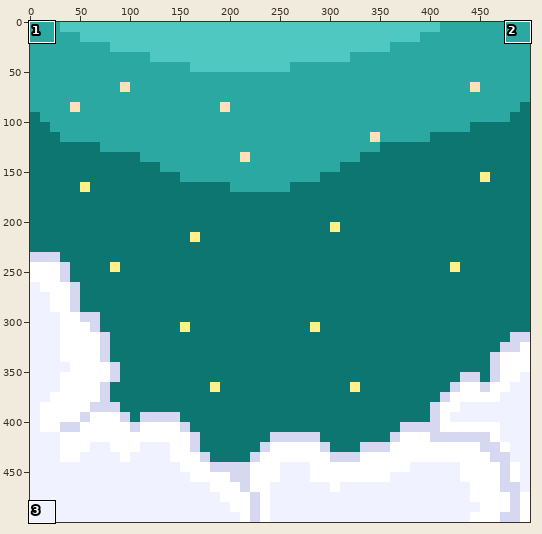
Sprite sheet -- assets/sky-night.png. Above: a wide view before the commit, with the close-up outlined.
Close-up. Before the commit:
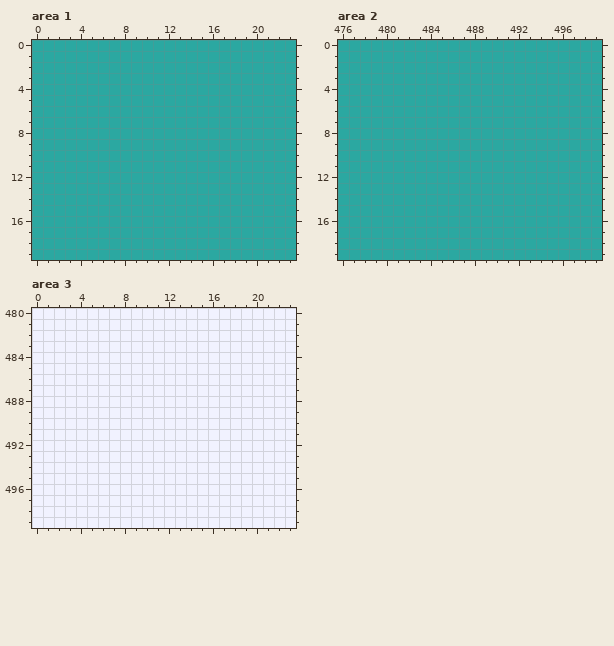
The file is 500x500 pixels. Pixels under 10% opacity are left out. Colours within 5 levels of each other are drawn and written as one. Shown: area 1: x 0..23, y 0..19; area 2: x 476..499, y 0..19; area 3: x 0..23, y 480..499. The commit also changed other parts of the picture, which this record leaves out.
Once edited:
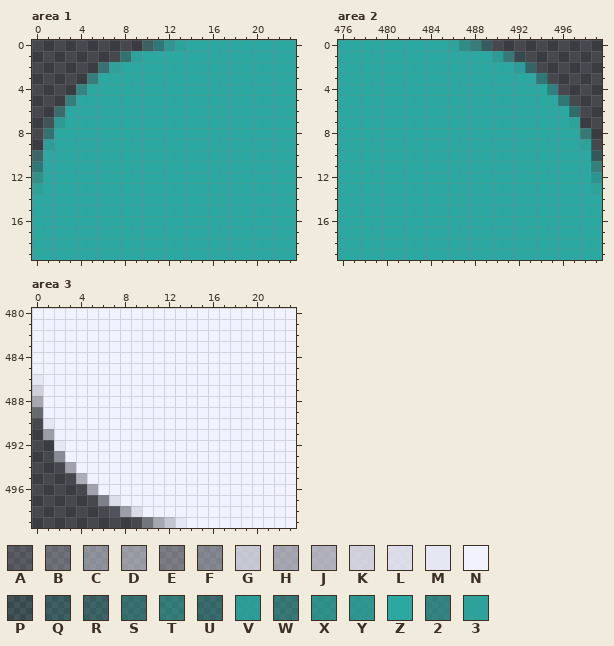
Palette (. is transparent): A #efefff20  B #efefff40  C #eff1ff70  D #eff1ff80  E #eff2ff50  F #eff2ff60  G #f0f2ffc0  H #f1f1ff90  J #f1f1ffa0  K #f1f1ffcf  L #f1f2ffdf  M #f1f2ffef  N #f1f2ff  P #28a79f20  Q #28a79f40  R #29a69f50  S #29a69f70  T #29a69f90  U #2aa79f60  V #2aa8a1df  W #2aa9a17f  X #2ba8a0bf  Y #2ba8a1cf  Z #2ba8a1  2 #2ba8a29f  3 #2ba9a1ef
The exact change:
{"where": "area 1"}
{"y":0,"x":0,"old":"ZZZZZZZZZZZZZZ","new":"..........QTY3"}
{"y":1,"x":0,"old":"ZZZZZZZZZZ","new":"........W3"}
{"y":2,"x":0,"old":"ZZZZZZZZ","new":"......S3"}
{"y":3,"x":0,"old":"ZZZZZZ","new":".....T"}
{"y":4,"x":0,"old":"ZZZZZ","new":"....2"}
{"y":5,"x":0,"old":"ZZZZ","new":"...T"}
{"y":6,"x":0,"old":"ZZZ","new":"..U"}
{"y":7,"x":0,"old":"ZZZ","new":".PV"}
{"y":8,"x":0,"old":"ZZ","new":".W"}
{"y":9,"x":0,"old":"ZZ","new":".V"}
{"y":10,"x":0,"old":"Z","new":"R"}
{"y":11,"x":0,"old":"Z","new":"T"}
{"y":12,"x":0,"old":"Z","new":"X"}
{"y":13,"x":0,"old":"Z","new":"3"}
{"where": "area 2"}
{"y":0,"x":486,"old":"ZZZZZZZZZZZZZZ","new":"3XTR.........."}
{"y":1,"x":490,"old":"ZZZZZZZZZZ","new":"VWP......."}
{"y":2,"x":492,"old":"ZZZZZZZZ","new":"VU......"}
{"y":3,"x":494,"old":"ZZZZZZ","new":"T....."}
{"y":4,"x":495,"old":"ZZZZZ","new":"2...."}
{"y":5,"x":496,"old":"ZZZZ","new":"T..."}
{"y":6,"x":497,"old":"ZZZ","new":"S.."}
{"y":7,"x":497,"old":"ZZZ","new":"3.."}
{"y":8,"x":498,"old":"ZZ","new":"W."}
{"y":9,"x":498,"old":"ZZ","new":"3."}
{"y":10,"x":499,"old":"Z","new":"Q"}
{"y":11,"x":499,"old":"Z","new":"T"}
{"y":12,"x":499,"old":"Z","new":"Y"}
{"y":13,"x":499,"old":"Z","new":"3"}
{"where": "area 3"}
{"y":486,"x":0,"old":"N","new":"M"}
{"y":487,"x":0,"old":"N","new":"K"}
{"y":488,"x":0,"old":"N","new":"H"}
{"y":489,"x":0,"old":"N","new":"B"}
{"y":490,"x":0,"old":"NN","new":".M"}
{"y":491,"x":0,"old":"NN","new":".D"}
{"y":492,"x":0,"old":"NNN","new":"..M"}
{"y":493,"x":0,"old":"NNN","new":"..C"}
{"y":494,"x":0,"old":"NNNN","new":"...H"}
{"y":495,"x":0,"old":"NNNNN","new":"....J"}
{"y":496,"x":0,"old":"NNNNNN","new":".....H"}
{"y":497,"x":0,"old":"NNNNNNNN","new":"......FL"}
{"y":498,"x":0,"old":"NNNNNNNNNN","new":".......ADL"}
{"y":499,"x":0,"old":"NNNNNNNNNNNNNN","new":"..........EHGM"}
{"label":"changed","picture_box":[32,40,186,194]}
{"label":"changed","picture_box":[448,40,602,194]}
{"label":"changed","picture_box":[32,374,186,528]}
